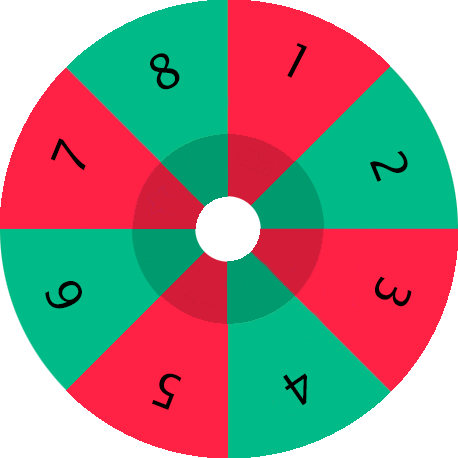
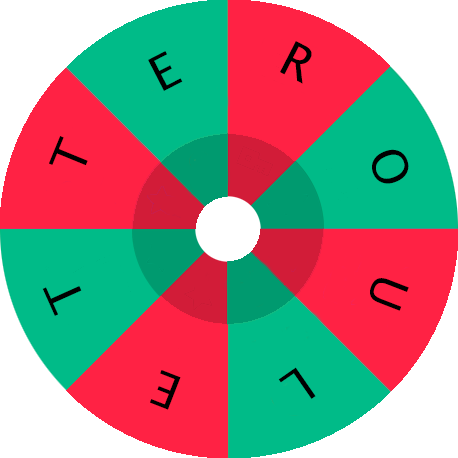
Before/after of a 458×458 layered artwork. What changed in the layer stack:
renamed "8" to "E", painted on it over [left=148, top=51, right=183, bottom=91]
renamed "7" to "T", painted on it over [left=49, top=136, right=88, bottom=171]
renamed "6" to "T", painted on it over [left=42, top=281, right=82, bottom=316]
renamed "5" to "E", painted on it over [left=150, top=370, right=182, bottom=410]
renamed "4" to "L", painted on it over [left=278, top=367, right=316, bottom=406]
renamed "2" to "O", moved it above "U", painted on it over [left=369, top=149, right=409, bottom=184]
renamed "3" to "U", painted on it over [left=370, top=276, right=412, bottom=311]
renamed "1" to "R", painted on it over [left=280, top=41, right=312, bottom=84]
